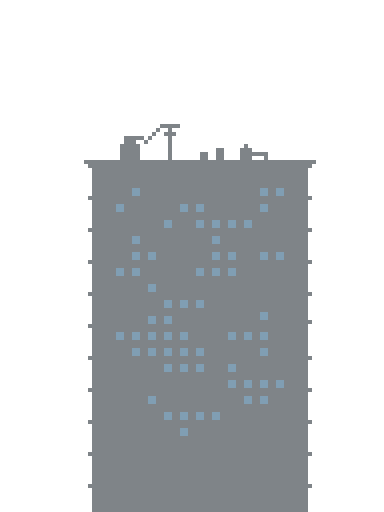
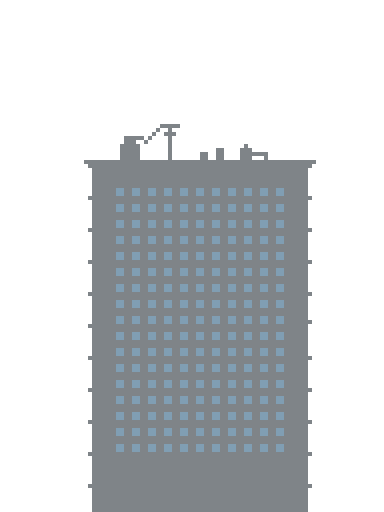
The second (384, 512) image is a revision of the first. Changes to its layers:
added layer "Layer 3" above "Layer 6 copy 2" over [196, 332, 252, 372]
added layer "Layer 6 copy 2" above "Layer 6 copy" over [116, 284, 284, 324]
added layer "Layer 6 copy" above "Layer 6 copy 5" over [116, 236, 284, 276]
added layer "Layer 6 copy 5" above "Layer 6 copy 4" over [116, 412, 284, 452]
added layer "Layer 6 copy 4" above "Layer 6 copy 3" over [116, 380, 284, 420]
added layer "Layer 6 copy 3" above "Layer 6" over [116, 332, 284, 372]
added layer "Layer 6" above "Layer 2" over [116, 188, 284, 228]
added layer "Layer 2" above "Capa 6 copy" over [116, 300, 156, 324]
painted on "Capa 6 copy" over [260, 312, 268, 316]
